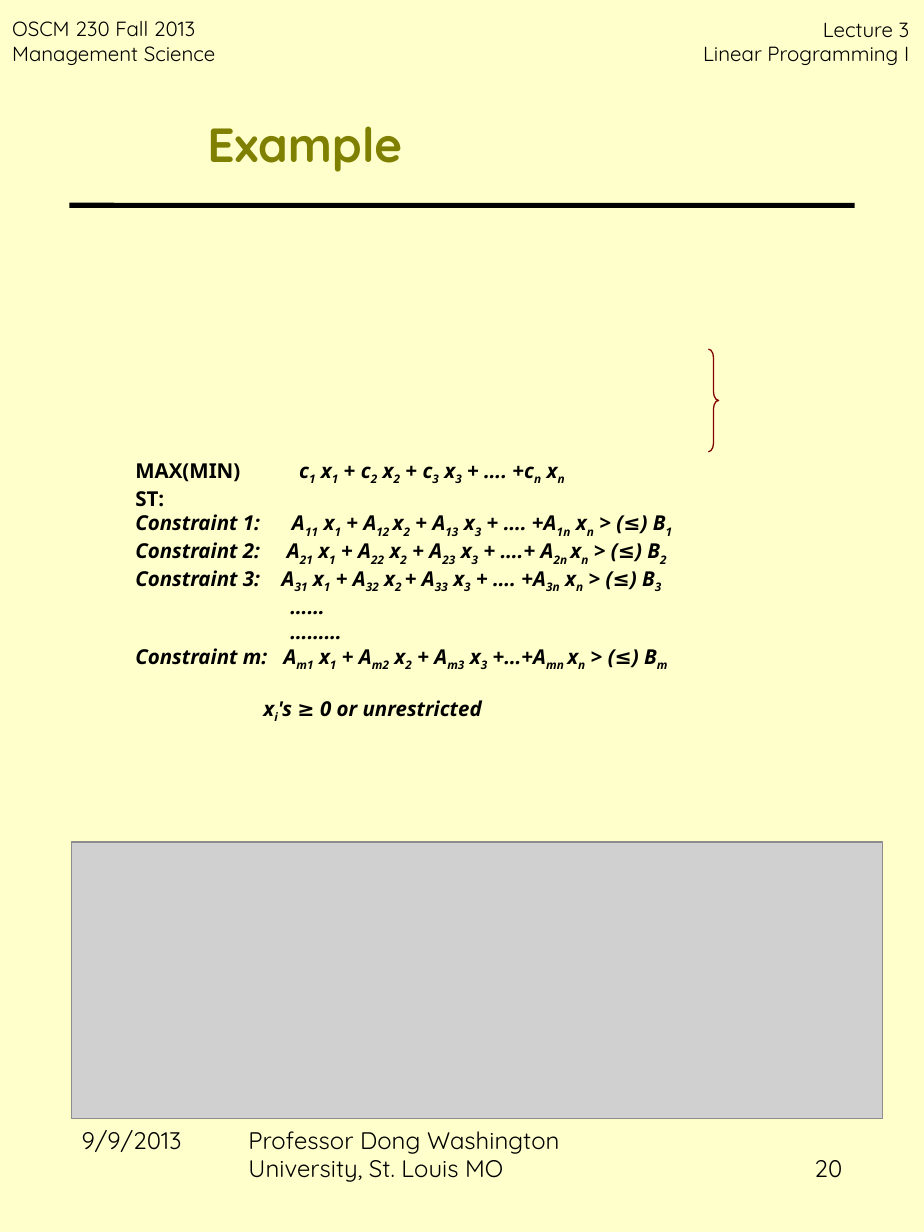
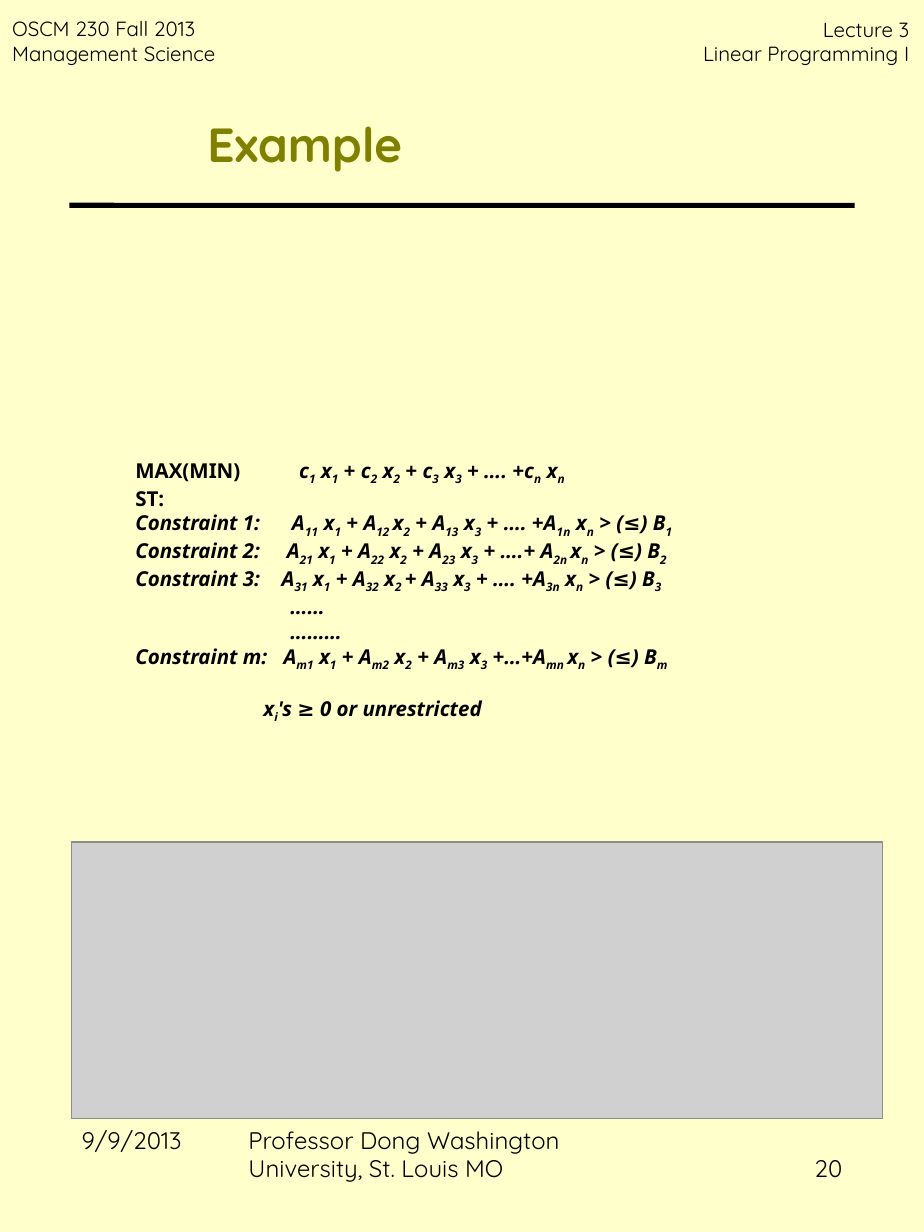
Before and after one commit to jbf232/OSCM230, a slide deck: slide 20 of Fall 2015/Lectures/Lecture 1 LP Intro/Lecture_1_LP.pptx. Drawn at 924x1232 pixels with LibreOffice and Linux fonts; fonts in the diff are those of the drawing; grey boxes stand for pictures; background and template pictures are left out. Boxes give left, top, right and bottom in pixels: in the first picture for what was removed or moved away, otherwise in the second. Text is boxed around its words. In the diff, an @@ line names an element or a change of style, - is before the commit and + after.

```diff
--- a/Fall 2015/Lectures/Lecture 1 LP Intro/Lecture_1_LP.pptx
+++ b/Fall 2015/Lectures/Lecture 1 LP Intro/Lecture_1_LP.pptx
@@ right brace removed at [708,349,718,451] @@
```
Also in this commit, not shown: 1 other slide changed, 10 other files.
